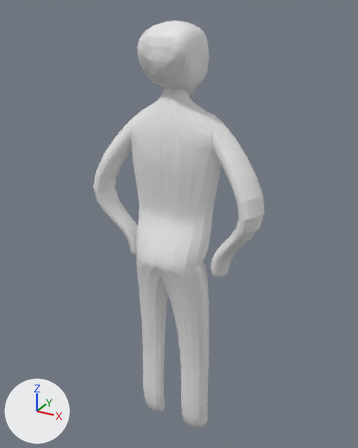
The Blender file Project 4/Project 4/Assets/BlenderObjects/mannequinn.blend: old version first, new version second.
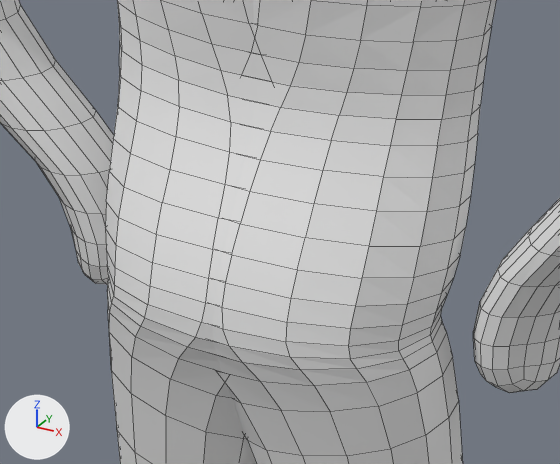
Each version is shown whole from a 50 mm lens placed at (6.09, -10.82, 4.64), pointed at (-0.05, 0.34, -0.94), then close up on the part from 32% to 64% of the width and 44% to 65% of the height. Lighting does not change. The marker at lower left points along +X, +Y and +Z. The last two pictures show the newer version. The close-ups show mesh edges as thin lines.

Before the edit, the objects in view are built like this:
```python
me_cube_001 = bpy.data.meshes.new('Cube.001')
me_cube_001.from_pydata(...)  # 73 vertices, 71 faces; spans x -1.36..3.27, y -0.92..1.41, z -9.32..1.46
ob_cube = bpy.data.objects.new('Cube', me_cube_001)
ob_cube.location = (0.0, 0.0, 1.46)
ob_cube.scale = (-1.0, -0.744, 1.0)
_m = ob_cube.modifiers.new('Mirror', 'MIRROR')
_m = ob_cube.modifiers.new('Subdivision', 'SUBSURF')
_m.levels = 3
```
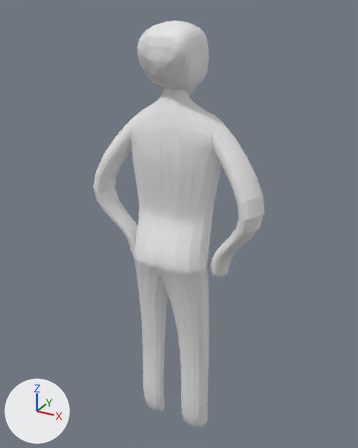
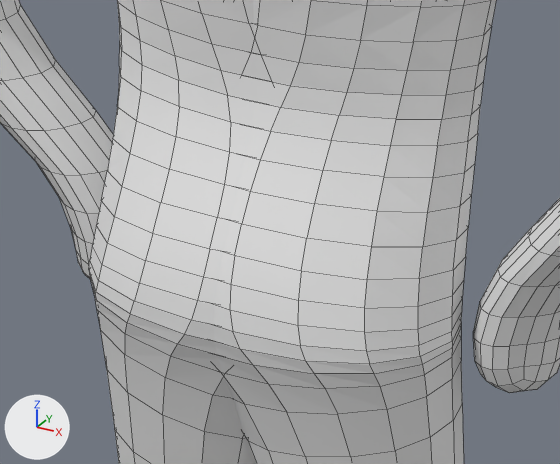
What changed in the scene script:
```text
Change me_cube_001:
    where me_cube_001.from_pydata(...)  # 73 vertices, 71 faces; spans x -1.36..3.27, y -0.92..1.41, z -9.32..1.46
    used by ob_cube; location = (0.0, 0.0, 1.46); scale = (-1.0, -0.744, 1.0)
    me_cube_001 part 1
    me_cube_001.vertices[16].co: (0.34, -0.35, -3.6) -> (0.34, -0.3, -3.6)
    me_cube_001.vertices[18].co: (1.03, -0.57, -3.21) -> (1.03, -0.52, -3.21)
    me_cube_001.vertices[38].co: (1.03, -0.61, -3.28) -> (1.24, -0.61, -3.28)
    me_cube_001.vertices[39].co: (1.01, 1.41, -3.2) -> (1.22, 1.41, -3.2)
```

Where the change shows, as pixel boxes [x1, y1, x2, y2] in the close-ups (560 x 464 px; the box of a moved part takes in the faces that stretch with it):
part 1 of me_cube_001, moved or reshaped
    before: [105, 202, 463, 464]
    after: [89, 201, 465, 464]
